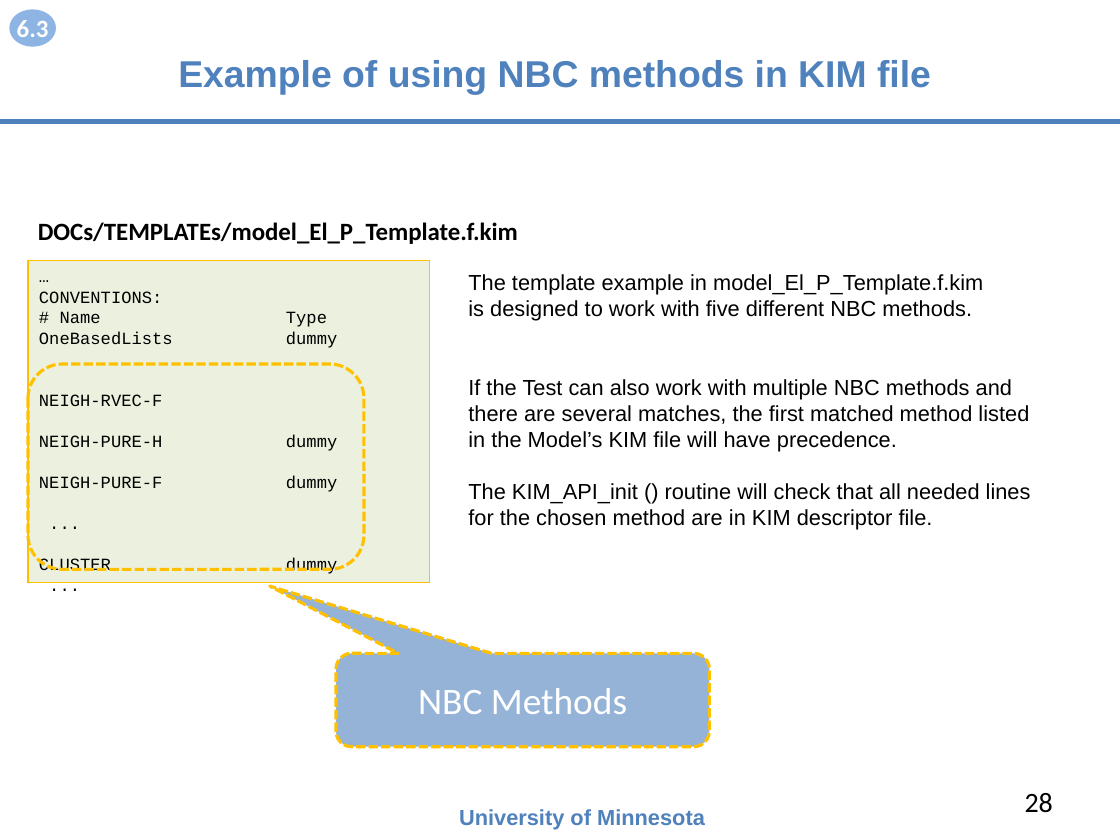
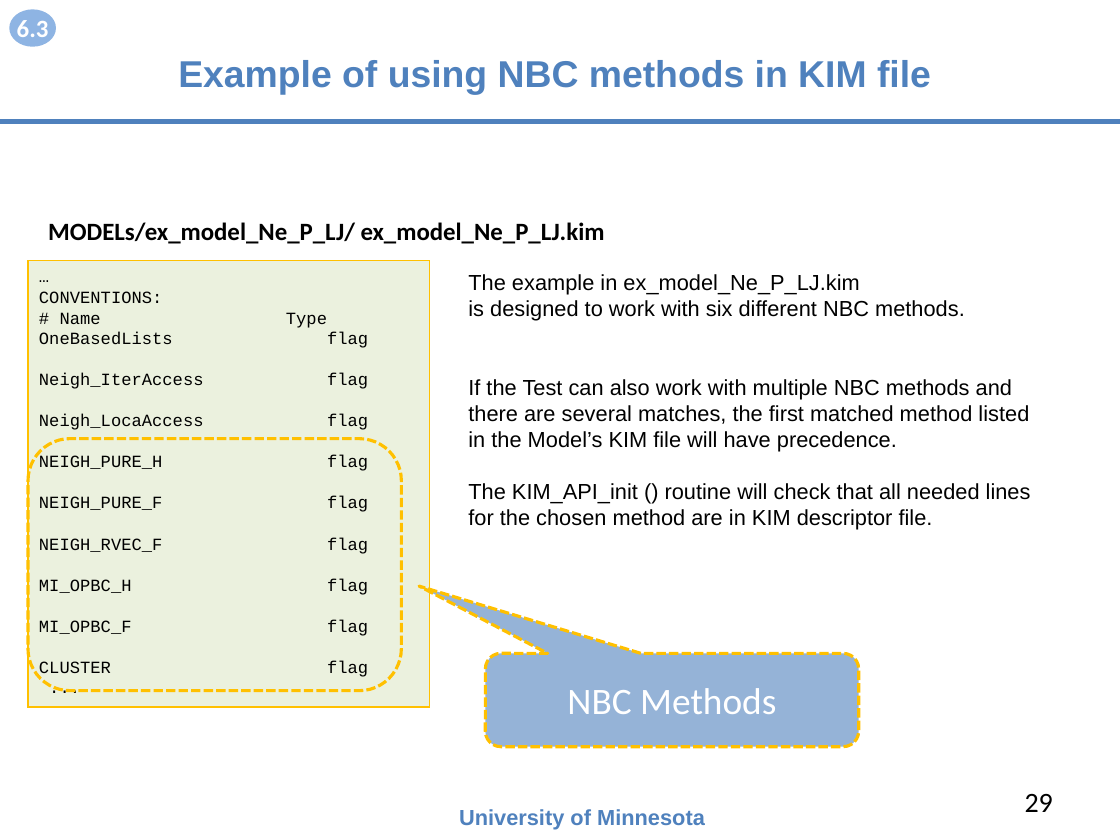
Before and after one commit to openkim/kim-api, a slide deck: slide 29 of DOCs/openkim-api-introduction.pptx (slide 28 before the commit). Drawn at 1120x840 pixels with LibreOffice and Linux fonts; fonts in the diff are those of the drawing. Boxes give left, top, right and bottom in pixels: in the first picture for what was removed or moved away, otherwise in the second. Text is boxed around its words. In the diff, an @@ line names an element or a change of style, - is before the commit and + after.

```diff
--- a/DOCs/openkim-api-introduction.pptx
+++ b/DOCs/openkim-api-introduction.pptx
@@ text at [48,222,605,244]: text changed @@
-DOCs/TEMPLATEs/model_El_P_Template.f.kim
+MODELs/ex_model_Ne_P_LJ/ ex_model_Ne_P_LJ.kim
@@ rectangle "…": place and size @@
-rectangle "…" at [28,260,429,582]
+rectangle "…" at [28,260,429,707]
@@ text at [468,274,965,321]: text changed @@
-The template example in model_El_P_Template.f.kim
-is designed to work with five different NBC methods.
+The example in ex_model_Ne_P_LJ.kim
+is designed to work with six different NBC methods.
@@ text in rectangle at [39,331,368,678]: text changed @@
-OneBasedLists dummy
-NEIGH-RVEC-F
-NEIGH-PURE-H dummy
-NEIGH-PURE-F dummy
+OneBasedLists flag
+Neigh_IterAccess flag
+Neigh_LocaAccess flag
+NEIGH_PURE_H flag
+NEIGH_PURE_F flag
+NEIGH_RVEC_F flag
+MI_OPBC_H flag
+MI_OPBC_F flag
+CLUSTER flag
@@ rounded rectangle: place and size @@
-rounded rectangle at [28,364,364,569]
+rounded rectangle at [28,439,401,691]
@@ text in rectangle at [39,557,337,574]: paragraphs removed @@
-CLUSTER dummy
-...
@@ rounded speech box "NBC Methods": place and size @@
-rounded speech box "NBC Methods" at [336,653,709,746]
+rounded speech box "NBC Methods" at [485,653,858,746]
@@ page number at [1025,794,1053,812]: text changed @@
-28
+29
```
Also in this commit, not shown: 20 other slides changed, 2 slides added, 2 slides removed, 1 other file.
